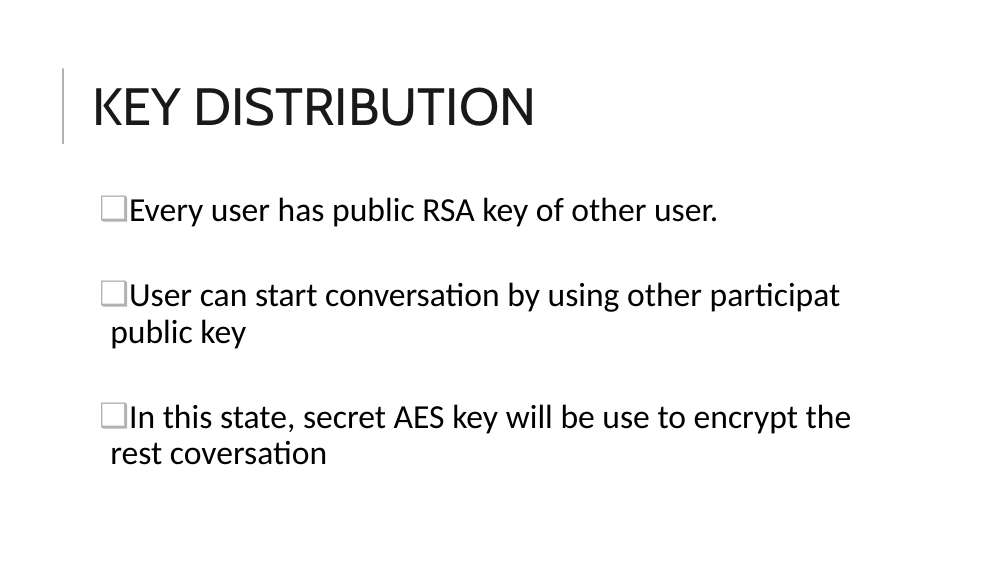
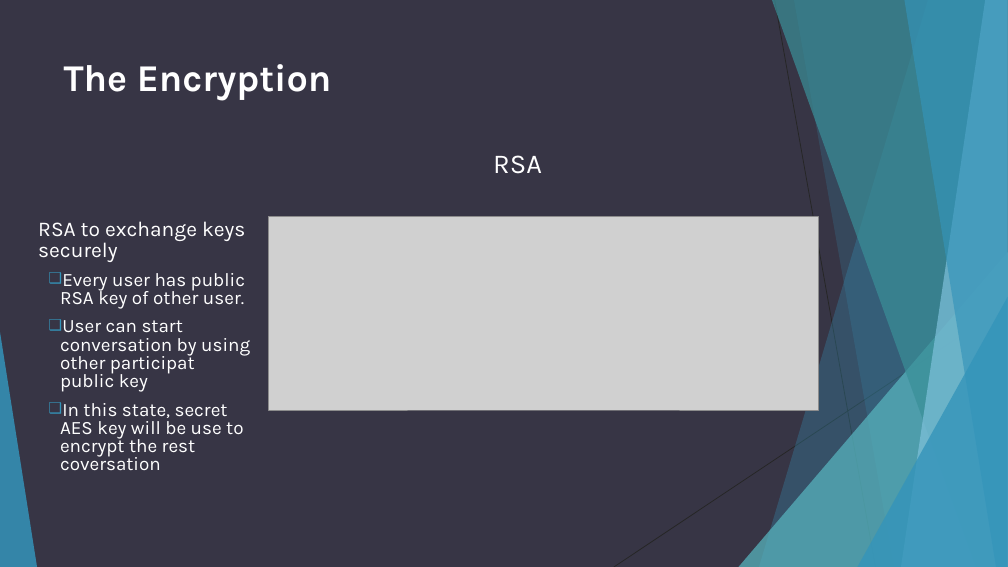
Before and after one commit to adhipoer/Chat, a slide deck: slide 8 of Chat Application with Encryption.ppt (slide 4 before the commit). Drawn at 1008x567 pixels with LibreOffice and Linux fonts; fonts in the diff are those of the drawing; grey boxes stand for pictures. Boxes give left, top, right and bottom in pixels: in the first picture for what was removed or moved away, otherwise in the second. Text is boxed around its words. In the diff, an @@ line names an element or a change of style, - is before the commit and + after.

```diff
--- a/Chat Application with Encryption.ppt
+++ b/Chat Application with Encryption.ppt
@@ background #FFFFFF to #373545 @@
@@ line removed from (63, 144) to (63, 68) @@
@@ title added at [64,64,332,101], 36 pt, text #FFFFFF, bold @@
+The Encryption
@@ title removed at [92,87,536,126] @@
-KEY DISTRIBUTION
@@ text added at [493,155,542,174], 26 pt, text #FFFFFF @@
+RSA
@@ text "RSA to exchange keys securely": place and size @@
-text "RSA to exchange keys securely" at [110,197,852,465]
+text "RSA to exchange keys securely" at [38,221,250,470]
@@ text at [38,221,245,262]: paragraph added @@
+RSA to exchange keys securely
@@ picture added at [269,217,818,410] @@
@@ text at [60,273,250,470]: size 32 to 18 pt, font Calibri to Karla, text colour #000000 to #FFFFFF in "Every user has public RSA key of ...", "User can start conversation by using other ...", "In this state, secret AES key will ..."; line spacing 0.9 to 0.8; more space between paragraphs; bullet colour #B2B2B2 to #3494BA @@
@@ group added at [0,0,1007,567]: 5 freeform shapes, 3 triangles, 2 lines @@
```
Also in this commit, not shown: 4 other slides changed, 4 slides added.
